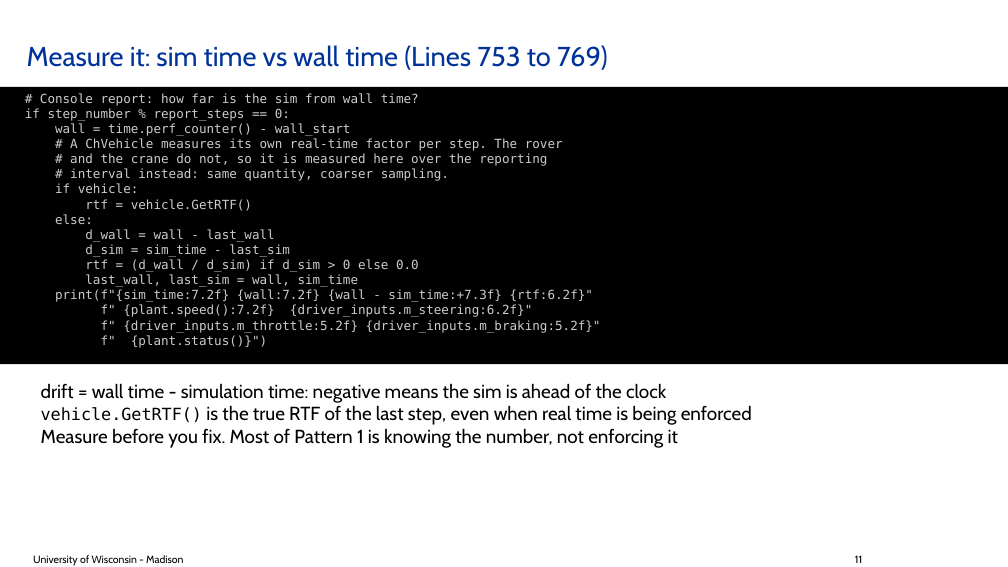
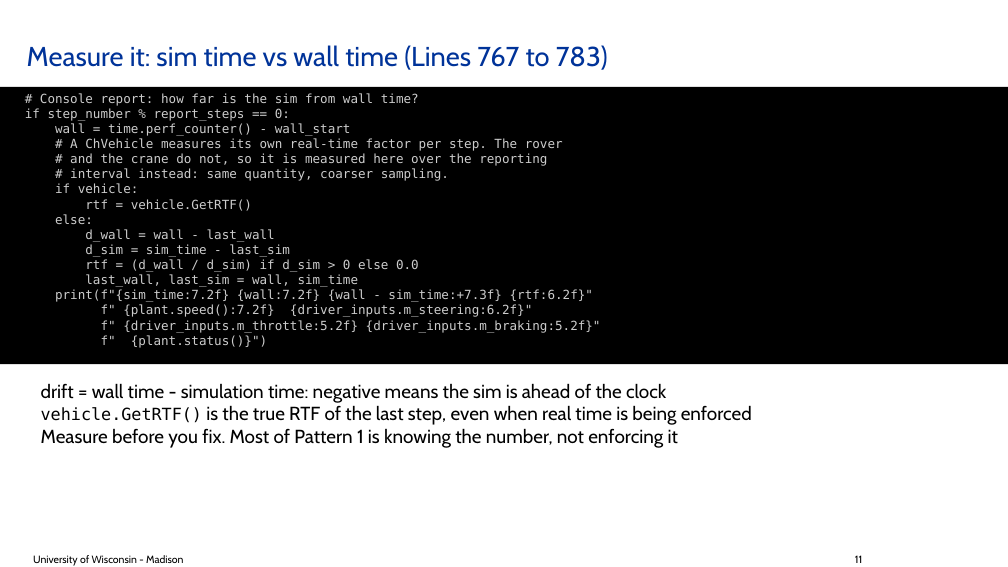
Before and after one commit to ksha23/chrono-hil-tutorial, a slide deck: slide 11 of tutorial_HIL_driver.pptx. Drawn at 1008x567 pixels with LibreOffice and Linux fonts; fonts in the diff are those of the drawing; background and template pictures are left out. Boxes give left, top, right and bottom in pixels: in the first picture for what was removed or moved away, otherwise in the second. Text is boxed around its words. In the diff, an @@ line names an element or a change of style, - is before the commit and + after.

```diff
--- a/tutorial_HIL_driver.pptx
+++ b/tutorial_HIL_driver.pptx
@@ title at (x1=27, y1=45, x2=608, y2=70): text changed @@
-Measure it: sim time vs wall time (Lines 753 to 769)
+Measure it: sim time vs wall time (Lines 767 to 783)
```
Also in this commit, not shown: 8 other slides changed, 2 other files.
